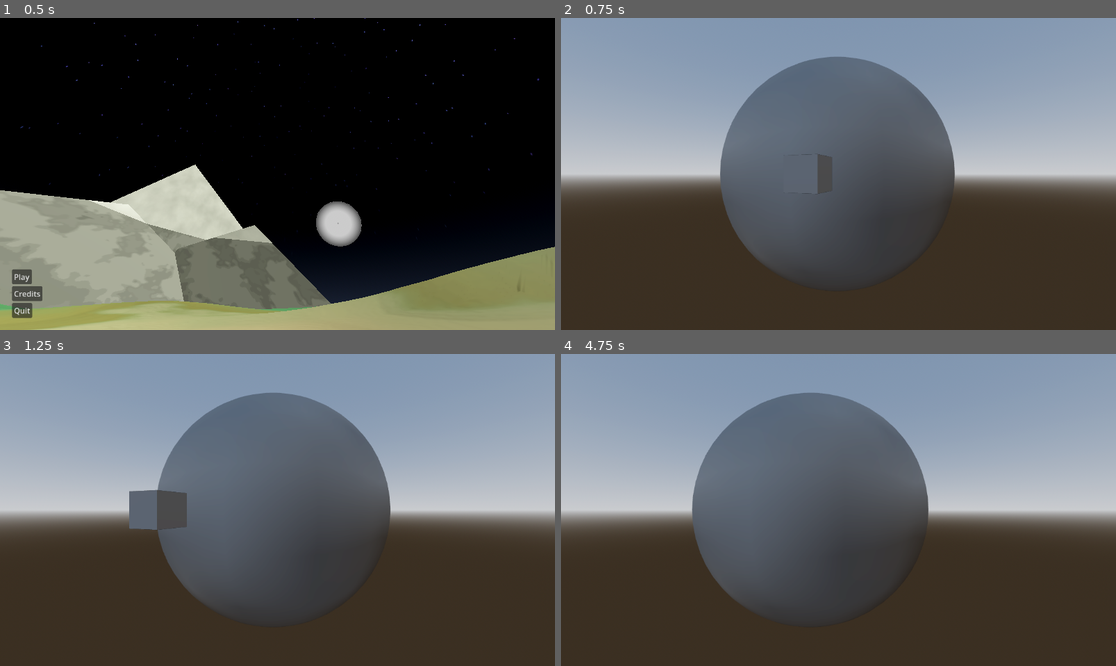
Above: before the commit, frames 1-4 (two rows, left to right).
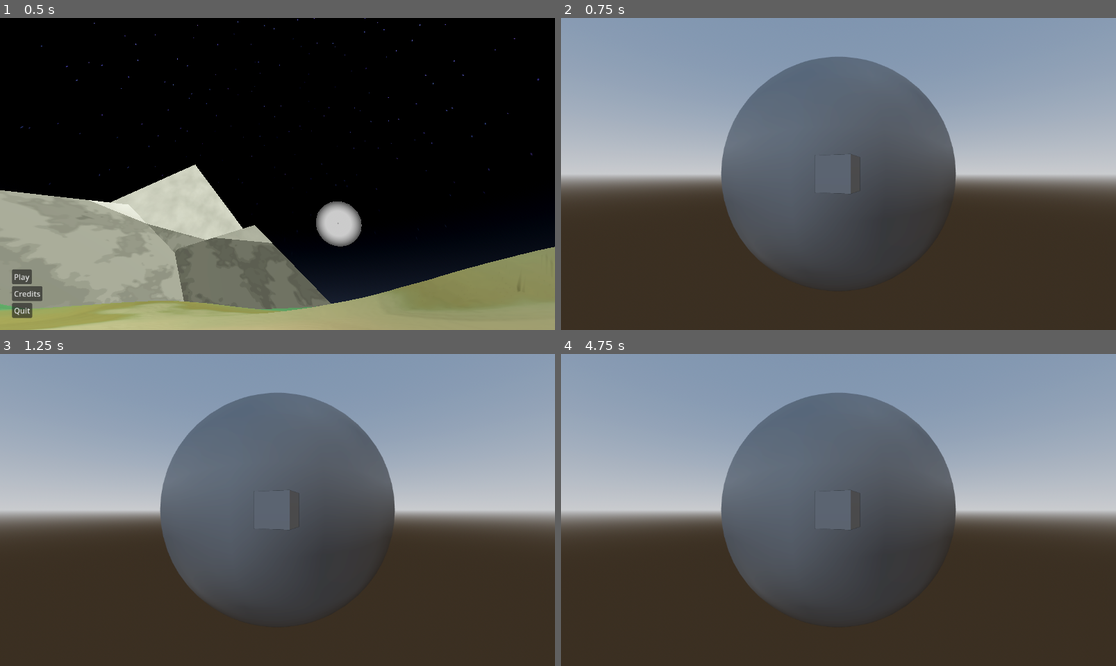
Above: after the commit, the same moments.

Repository: Ortley/black-hole-stars
Game: Godot game, scene res://scene/init.tscn
The game is run twice, just before and just after one commit, with the same random seed, the same clock (stepped at 60 frames per second) and the same inputs.
Inputs (mouse positions are in pixels of both pictures, inside the frame that each line leads up to):
- Up to frame 1 (0.5 s): no input
- Up to frame 2 (0.75 s): click "Play" at 0.5 s
- Up to frame 3 (1.25 s): no input
- Up to frame 4 (4.75 s): tap Enter at 1.25 s; move the mouse to (960, 494) at 1.27 s; hold Right 1.28-2.03 s; tap Alt at 1.35, 2.85, 4.35 s; click (960, 494) at 1.42 s; move the mouse to (727, 525) at 2.02 s; hold Down 2.03-2.78 s; tap Shift at 2.1, 3.6 s; click (727, 525) at 2.17 s; move the mouse to (894, 441) at 2.77 s; hold Right 2.78-3.53 s; click (894, 441) at 2.92 s; move the mouse to (810, 572) at 3.52 s; hold Up 3.53-4.28 s; click (810, 572) at 3.67 s; move the mouse to (1005, 556) at 4.27 s; hold Left from 4.28 s (still down); click (1005, 556) at 4.42 s

Frame 1 is identical in both runs. In frame 2, 0.6% of the frame differs, in the area x 28-72%, y 13-77%; in frame 3, 2.0%; in frame 4, 6.2%, in the area x 23-72%, y 12-83%.

Commit message:
Test camera

Diff:
--- a/project.godot
+++ b/project.godot
@@ -23,6 +23,44 @@
 
 space_bodies=""
 
+[input]
+
+test_cam_forward={
+"deadzone": 0.2,
+"events": [Object(InputEventKey,"resource_local_to_scene":false,"resource_name":"","device":-1,"window_id":0,"alt_pressed":false,"shift_pressed":false,"ctrl_pressed":false,"meta_pressed":false,"pressed":false,"keycode":0,"physical_keycode":87,"key_label":0,"unicode":119,"location":0,"echo":false,"script":null)
+]
+}
+test_cam_backward={
+"deadzone": 0.2,
+"events": [Object(InputEventKey,"resource_local_to_scene":false,"resource_name":"","device":-1,"window_id":0,"alt_pressed":false,"shift_pressed":false,"ctrl_pressed":false,"meta_pressed":false,"pressed":false,"keycode":0,"physical_keycode":83,"key_label":0,"unicode":115,"location":0,"echo":false,"script":null)
+]
+}
+test_cam_left={
+"deadzone": 0.2,
+"events": [Object(InputEventKey,"resource_local_to_scene":false,"resource_name":"","device":-1,"window_id":0,"alt_pressed":false,"shift_pressed":false,"ctrl_pressed":false,"meta_pressed":false,"pressed":false,"keycode":0,"physical_keycode":65,"key_label":0,"unicode":97,"location":0,"echo":false,"script":null)
+]
+}
+test_cam_right={
+"deadzone": 0.2,
+"events": [Object(InputEventKey,"resource_local_to_scene":false,"resource_name":"","device":-1,"window_id":0,"alt_pressed":false,"shift_pressed":false,"ctrl_pressed":false,"meta_pressed":false,"pressed":false,"keycode":0,"physical_keycode":68,"key_label":0,"unicode":100,"location":0,"echo":false,"script":null)
+]
+}
+test_cam_up={
+"deadzone": 0.2,
+"events": [null, Object(InputEventKey,"resource_local_to_scene":false,"resource_name":"","device":-1,"window_id":0,"alt_pressed":false,"shift_pressed":false,"ctrl_pressed":false,"meta_pressed":false,"pressed":false,"keycode":0,"physical_keycode":69,"key_label":0,"unicode":101,"location":0,"echo":false,"script":null)
+]
+}
+test_cam_down={
+"deadzone": 0.2,
+"events": [Object(InputEventKey,"resource_local_to_scene":false,"resource_name":"","device":-1,"window_id":0,"alt_pressed":false,"shift_pressed":false,"ctrl_pressed":false,"meta_pressed":false,"pressed":false,"keycode":0,"physical_keycode":81,"key_label":0,"unicode":113,"location":0,"echo":false,"script":null)
+]
+}
+test_cam_fast={
+"deadzone": 0.2,
+"events": [Object(InputEventKey,"resource_local_to_scene":false,"resource_name":"","device":-1,"window_id":0,"alt_pressed":false,"shift_pressed":false,"ctrl_pressed":false,"meta_pressed":false,"pressed":false,"keycode":0,"physical_keycode":4194325,"key_label":0,"unicode":0,"location":0,"echo":false,"script":null)
+]
+}
+
 [layer_names]
 
 3d_render/layer_2="Normal space"
--- a/scene/game.tscn
+++ b/scene/game.tscn
@@ -8,14 +8,28 @@
 @onready var normal_cam: Camera3D = $\"../Normal/SVC/SubViewport/Camera\"
 
 var normal_cam_pos := DoubleVector.new(0, 0, 0)
+var cam_basis := Basis.IDENTITY
+var mouse_sens := 0.005
+var roting := false
 
 var origin := DoubleVector.new(0, 0, 0)
 var threshold := 5.0
 @onready var threshold_squared := threshold * threshold
 var scale := 10.0
 
+func _process(delta: float) -> void:
+	var input_dir = Vector3(
+		Input.get_axis(\"test_cam_left\", \"test_cam_right\"),
+		Input.get_axis(\"test_cam_down\", \"test_cam_up\"),
+		Input.get_axis(\"test_cam_forward\", \"test_cam_backward\")
+	).normalized()
+	if input_dir:
+		var move: Vector3 = cam_basis * input_dir * delta * 2 * (1 + 2 * int(Input.is_action_pressed(\"test_cam_fast\")))
+		normal_cam_pos.x += move.x
+		normal_cam_pos.y += move.y
+		normal_cam_pos.z += move.z
+
 func _physics_process(delta: float) -> void:
-	normal_cam_pos.x += 5 * delta
 	var diff := normal_cam_pos.sub(origin)
 	if diff.length_squared() > threshold_squared:
 		origin.x = normal_cam_pos.x
@@ -31,10 +45,21 @@
 	normal_cam.position.x = normal_cam_pos.x - origin.x
 	normal_cam.position.y = normal_cam_pos.y - origin.y
 	normal_cam.position.z = normal_cam_pos.z - origin.z
+	normal_cam.basis = cam_basis
 
 	scaled_cam.position.x = normal_cam_pos.x / scale
 	scaled_cam.position.y = normal_cam_pos.y / scale
 	scaled_cam.position.z = normal_cam_pos.z / scale
+	scaled_cam.basis = cam_basis
+
+func _input(event: InputEvent) -> void:
+	if event is InputEventMouseButton:
+		if event.button_index == MouseButton.MOUSE_BUTTON_RIGHT:
+			roting = event.pressed
+	elif roting == true and event is InputEventMouseMotion:
+		cam_basis = Basis(Vector3.UP, event.relative.x * mouse_sens) * cam_basis
+		cam_basis = cam_basis * Basis(Vector3.RIGHT, event.relative.y * mouse_sens)
+		cam_basis = cam_basis.orthonormalized()
 "
 
 [sub_resource type="ProceduralSkyMaterial" id="ProceduralSkyMaterial_n4st5"]
